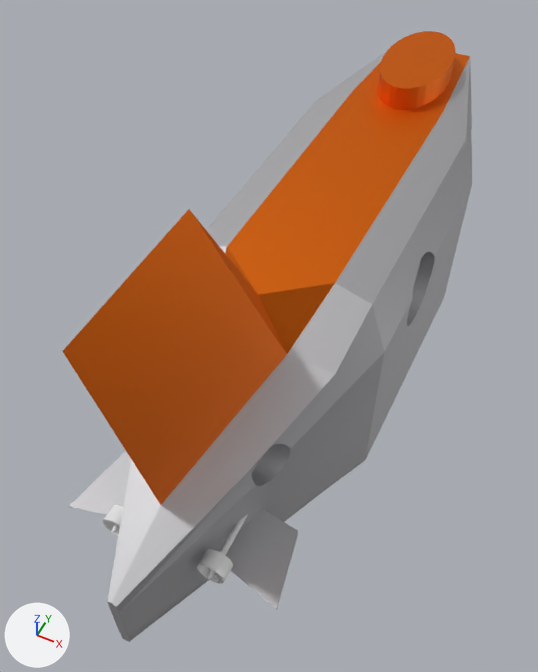
One commit to the glTF model 箱庭/Asset/Models/Probe/Probe.gltf: the scene before it, then after it.
Camera for both pictures: a 50 mm lens placed at (0.383, -0.997, 1.358), pointed at (-0.031, -0.17, 0.325). Arrows for +X, +Y and +Z are at lower left; the lights stay in place. Where no turn or scale is listed for an object, it has been applied to the vertices.

Script lines for the objects in view, before the commit:
```python
mat_material = principled_material('Material')
mat_material.base_color = (0.497, 0.494, 0.51)  # grey #bbbbbd
mat_material.metallic = 0.716
mat_material.roughness = 0.583
mat_マテリアル = principled_material('マテリアル')
mat_マテリアル.base_color = (0.801, 0.177, 0.0108)  # orange #e7751b
mat_マテリアル.metallic = 1.0
mat_マテリアル.roughness = 0.583
me_cube = bpy.data.meshes.new('Cube')
me_cube.from_pydata(...)  # 700 vertices, 1380 faces; spans x -0.193..0.193, y -0.841..0.517, z -0.328..0.496
# faces by material slot: [894, 140, 346]
me_cube.materials.append(mat_material)  # grey #bbbbbd
me_cube.materials.append(mat_マテリアル)  # orange #e7751b
me_cube.materials.append(mat_マテリアル_001)  # black #212121
me_円柱 = bpy.data.meshes.new('円柱')
me_円柱.from_pydata(...)  # 224 vertices, 444 faces; spans x -0.0235..0.0236, y -0.0316..0.1051, z -0.0234..0.0238
me_円柱_001 = bpy.data.meshes.new('円柱.001')
me_円柱_001.from_pydata(...)  # 224 vertices, 444 faces; spans x -0.0235..0.0236, y -0.0316..0.1045, z -0.0234..0.0238
ob_cube = bpy.data.objects.new('Cube', me_cube)
ob_cube.location = (0.002, 0.117, 0.327)
ob_円柱 = bpy.data.objects.new('円柱', me_円柱)
ob_円柱.location = (-0.085, -0.582, 0.277)
ob_円柱_001 = bpy.data.objects.new('円柱.001', me_円柱_001)
ob_円柱_001.location = (0.087, -0.58, 0.277)
```
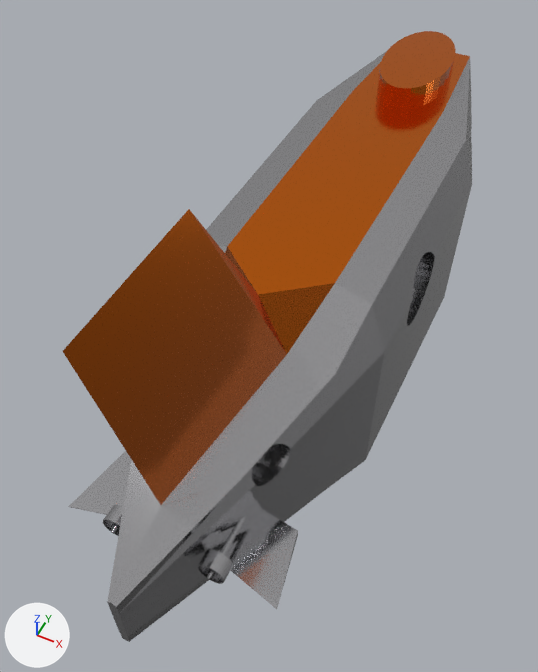
Changed parts and their boxes [x1, y1, x2, y2] in the pictures (538 x 672 px):
'Cube', surface changed
    both: [63, 31, 472, 642]
'円柱.001', surface changed, recoloured
    both: [197, 515, 248, 584]
'円柱', surface changed (white to grey)
    both: [103, 505, 123, 536]

The change, as a list of edits to the scene's bpy script:
```text
Change mat_material:
    mat_material.roughness: 0.583 -> 0.106
Change mat_マテリアル:
    mat_マテリアル.roughness: 0.583 -> 0.161
Change me_円柱_001:
    where me_円柱_001.from_pydata(...)  # 224 vertices, 444 faces; spans x -0.0235..0.0236, y -0.0316..0.1045, z -0.0234..0.0238
    add me_円柱_001.materials.append(mat_material)  # grey #bbbbbd
```
